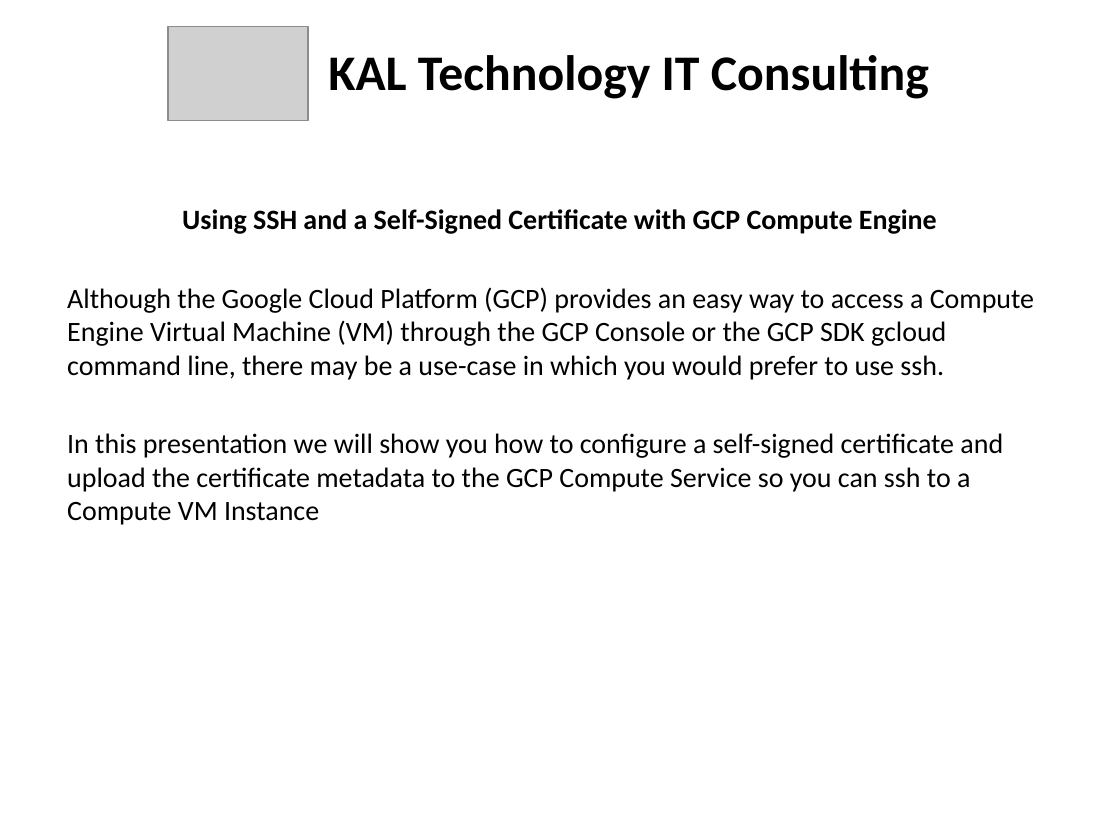
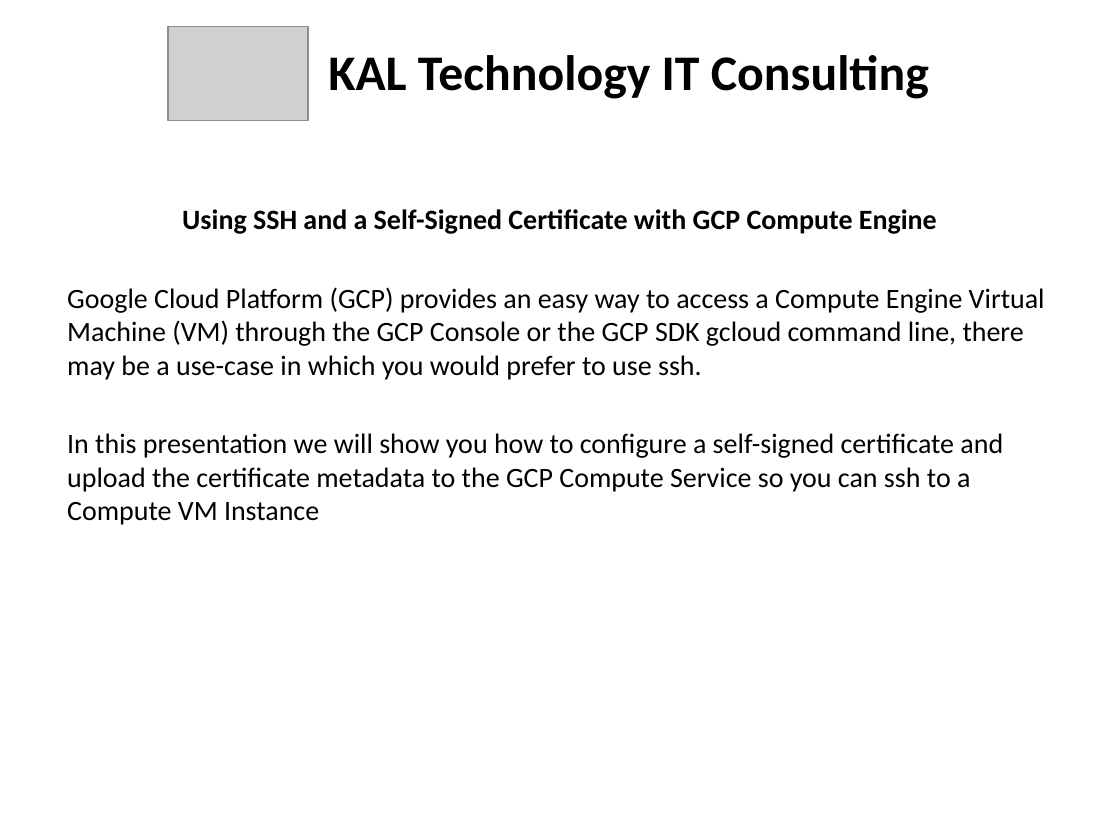
Before and after one commit to kskalvar/gcp-compute-ssh-self-signed-certificate, a slide deck: slide 2 of GCP Compute ssh Self-Signed-Certificate.pptx. Drawn at 1120x840 pixels with LibreOffice and Linux fonts; fonts in the diff are those of the drawing; grey boxes stand for pictures. Boxes give left, top, right and bottom in pixels: in the first picture for what was removed or moved away, otherwise in the second. Text is boxed around its words. In the diff, an @@ line names an element or a change of style, - is before the commit and + after.

Commit message:
Initial

```diff
--- a/GCP Compute ssh Self-Signed-Certificate.pptx
+++ b/GCP Compute ssh Self-Signed-Certificate.pptx
@@ text at (67,287,1045,380): text changed @@
-Although the Google Cloud Platform (GCP) provides an easy way to access a Compute Engine Virtual Machine (VM) through the GCP Console or the GCP SDK gcloud command line, there may be a use-case in which you would prefer to use ssh.
+Google Cloud Platform (GCP) provides an easy way to access a Compute Engine Virtual Machine (VM) through the GCP Console or the GCP SDK gcloud command line, there may be a use-case in which you would prefer to use ssh.
```
